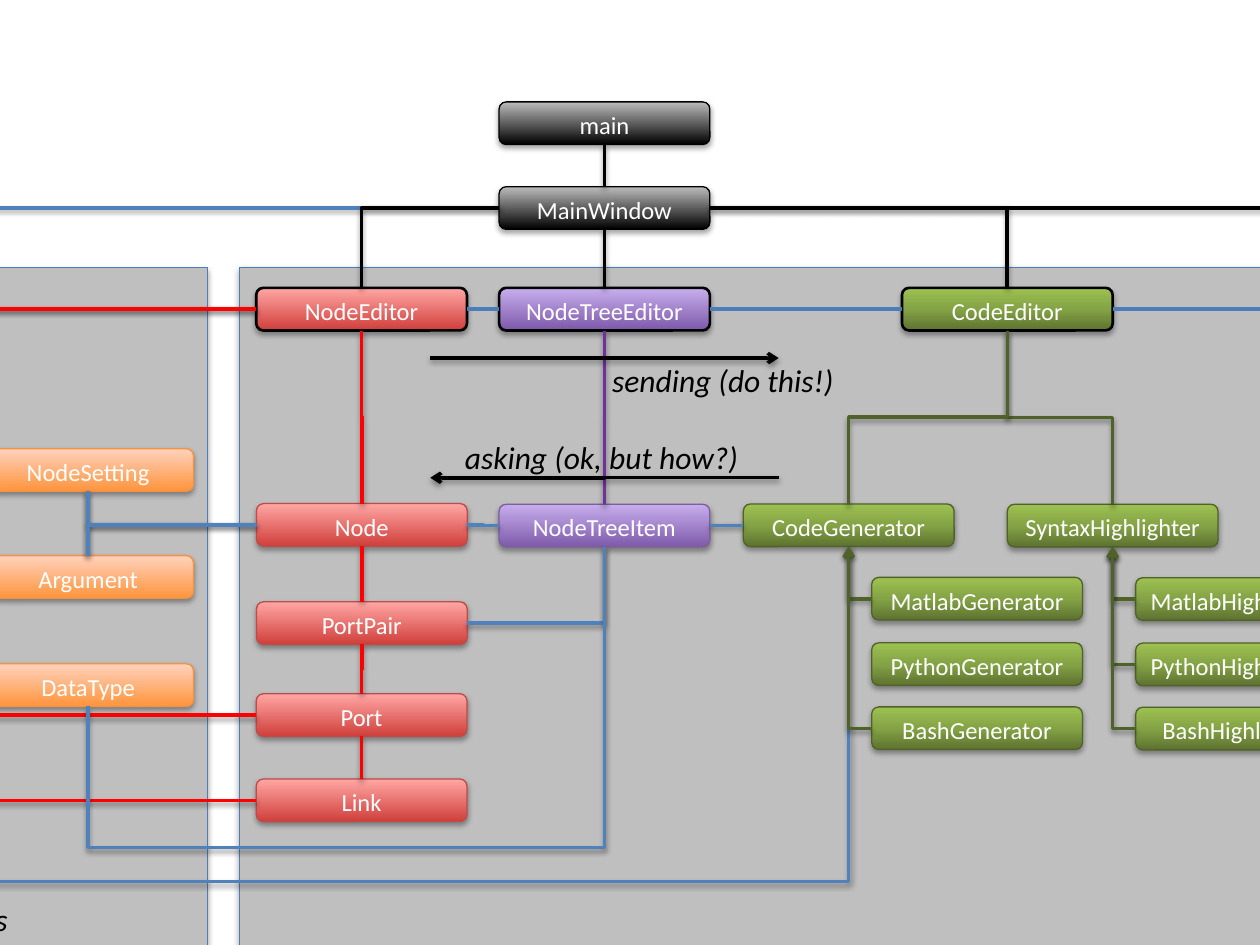
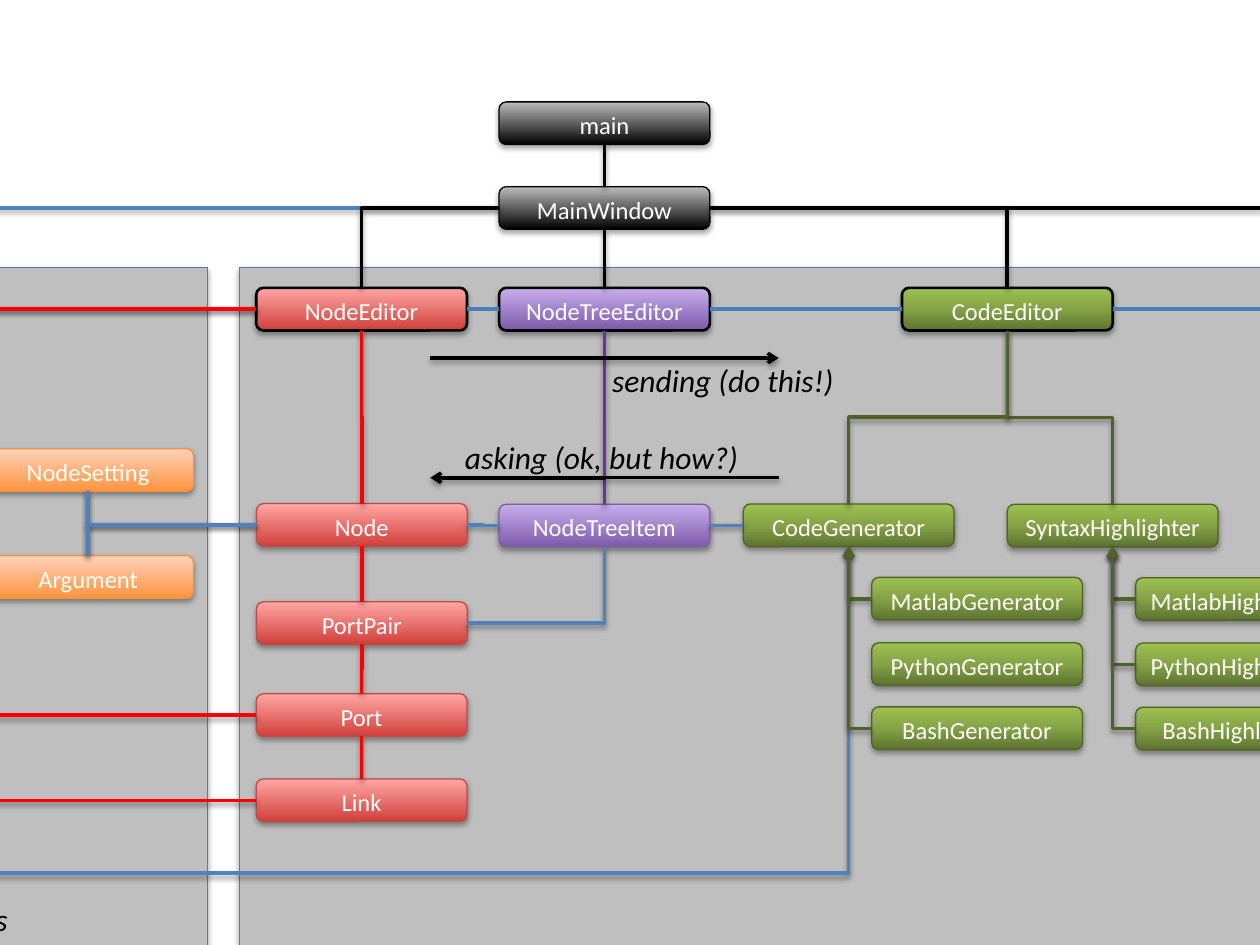
Before and after one commit to TimVanMourik/Porcupine, a slide deck: slide 1 of Documents/ClassDiagram.pptx. Drawn at 1260x945 pixels with LibreOffice and Linux fonts; fonts in the diff are those of the drawing. Boxes give left, top, right and bottom in pixels: in the first picture for what was removed or moved away, otherwise in the second. Text is boxed around its words. In the diff, an @@ line names an element or a change of style, - is before the commit and + after.

Commit message:
restructuring
The DataType has been removed, at least temporarily. The structure has
been laid out for creating MATLAB code. The structure of the XML files
and the XML checker have been updated.

```diff
--- a/Documents/ClassDiagram.pptx
+++ b/Documents/ClassDiagram.pptx
@@ elbow line moved from (849, 547) - (0, 577) to (849, 547) - (0, 519) @@
@@ elbow line removed from (605, 547) to (88, 707) @@
@@ rounded rectangle removed at (0,664,193,707) @@
-DataType
```
Also in this commit, not shown: 17 other files.
